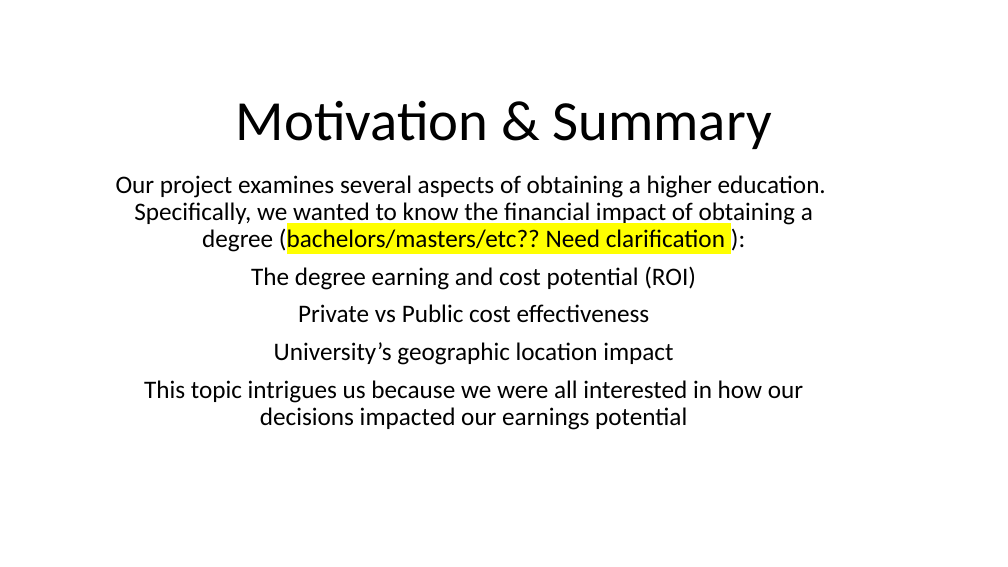
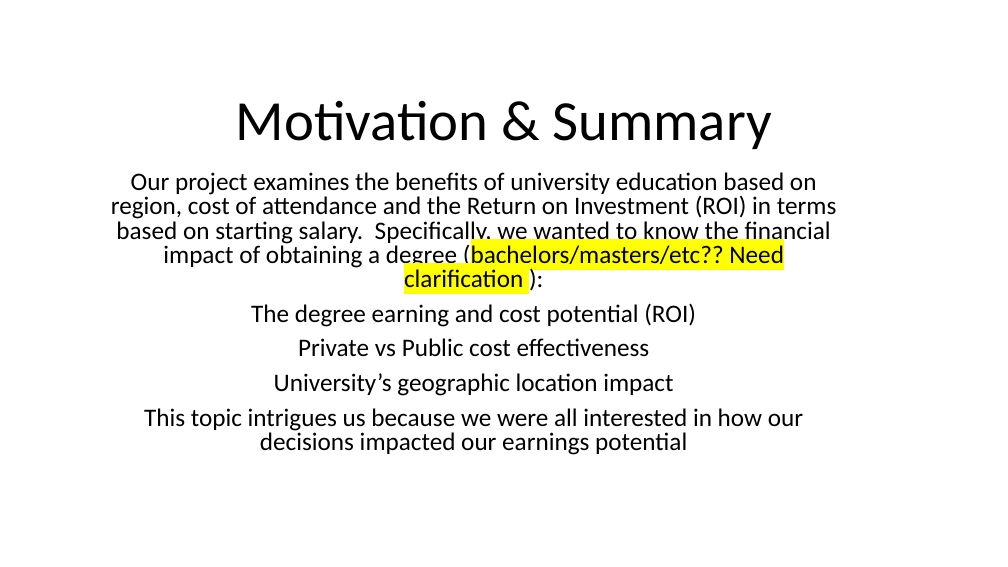
Before and after one commit to clkessler220/project-1-team-5, a slide deck: slide 2 of The Cost Benefit Analysis of Obtaining Postsecondary Eduction.pptx. Drawn at 1008x567 pixels with LibreOffice and Linux fonts; fonts in the diff are those of the drawing. Boxes give left, top, right and bottom in pixels: in the first picture for what was removed or moved away, otherwise in the second. Text is boxed around its words. In the diff, an @@ line names an element or a change of style, - is before the commit and + after.

```diff
--- a/The Cost Benefit Analysis of Obtaining Postsecondary Eduction.pptx
+++ b/The Cost Benefit Analysis of Obtaining Postsecondary Eduction.pptx
@@ subtitle at [111,172,836,287]: text changed @@
-Our project examines several aspects of obtaining a higher education. Specifically, we wanted to know the financial impact of obtaining a degree (bachelors/masters/etc?? Need clarification ):
+Our project examines the benefits of university education based on region, cost of attendance and the Return on Investment (ROI) in terms based on starting salary. Specifically, we wanted to know the financial impact of obtaining a degree (bachelors/masters/etc?? Need clarification ):
@@ subtitle at [144,303,803,455]: line spacing 0.9 to 0.8 @@
```
Also in this commit, not shown: 1 other slide changed.
